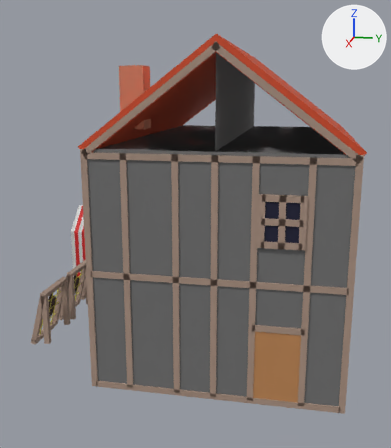
A saved change to the OBJ model public/buildings/workshop/timberframedtanner.obj.
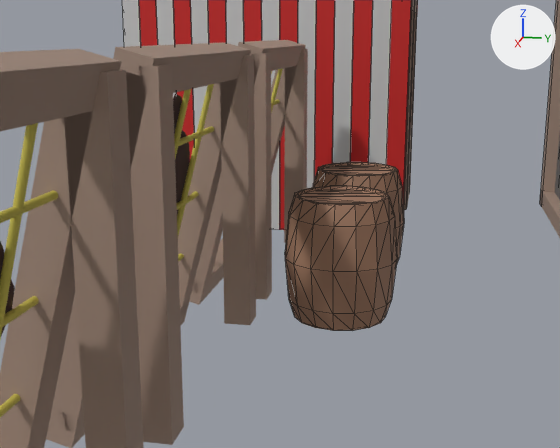
Each version appears first whole from a 50 mm camera at (21.61, 2.54, 5.72) aimed at (-1.23, -2.03, 0.01), and next in a close-up from a 50 mm camera at (4.8, -5.59, -1.75) aimed at (-1.49, -6.84, -3.32). Lighting does not change. The marker at upper right points along +X, +Y and +Z. The close-ups show mesh edges as thin lines. Where no turn or scale is listed for an object, it has been applied to the vertices.

Before the edit, the objects in view are built like this:
```python
me_barrel1 = bpy.data.meshes.new('Barrel1')
me_barrel1.from_pydata(...)  # 144 vertices, 284 faces; spans x -2.616..-1.741, y -6.703..-5.828, z -3.9..-2.94
me_barrel1.materials.append(mat_barrel)  # brown #a77f66
me_barrel1_001 = bpy.data.meshes.new('Barrel1.001')
me_barrel1_001.from_pydata(...)  # 144 vertices, 284 faces; spans x -1.416..-0.541, y -6.703..-5.828, z -3.9..-2.94
me_barrel1_001.materials.append(mat_barrel)  # brown #a77f66
me_cube_026_cube_019 = bpy.data.meshes.new('Cube.026_Cube.019')
me_cube_026_cube_019.from_pydata(...)  # a box spanning x -6.05..-5.85, y -4.15..-3.95, z -4.0..4.0
me_cube_026_cube_019.materials.append(mat_brown)  # beige #aa9181
ob_barrel1 = bpy.data.objects.new('Barrel1', me_barrel1)
ob_barrel1.location = (0.0, 0.0, 0.0)
ob_barrel1_001 = bpy.data.objects.new('Barrel1.001', me_barrel1_001)
ob_barrel1_001.location = (0.0, 0.0, 0.0)
ob_cube_026_cube_019 = bpy.data.objects.new('Cube.026_Cube.019', me_cube_026_cube_019)
ob_cube_026_cube_019.location = (0.0, 0.0, 0.0)
# also in view: 'Cylinder.001_Cylinder.008' at (2.6, -7.29, -2.9); 'Cube.055_Cube.059' at (0.0, -4.05, -3.9); 'Cube.062_Cube.089' at (-4.95, -6.0, -2.1); 'Cube.147_Cube.153' at (-3.76, -7.5, -2.65); 'Cylinder.004_Cylinder.009' at (-2.2, -7.29, -2.9)
```
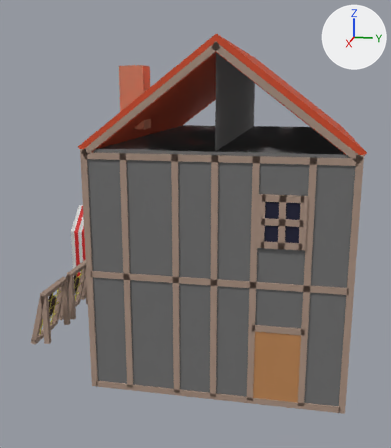
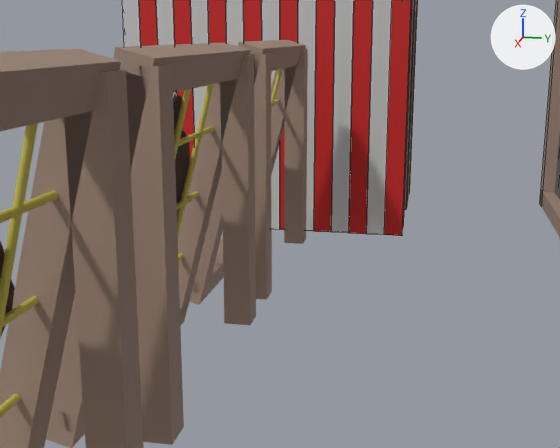
Pixel boxes [x1, y1, x2, y2] of what changed, in the close-ups (560 x 448 px):
'Barrel1.001', deleted (brown)
    before: [285, 186, 397, 331]
'Barrel1', deleted (brown)
    before: [313, 162, 404, 262]

Diff of the bpy script that builds the scene:
```diff
--- a/public/buildings/workshop/timberframedtanner.obj.py
+++ b/public/buildings/workshop/timberframedtanner.obj.py
@@ ob_barrel1 @@
-ob_barrel1 = bpy.data.objects.new('Barrel1', me_barrel1)
-ob_barrel1.location = (0.0, 0.0, 0.0)
@@ ob_barrel1_001 @@
-ob_barrel1_001 = bpy.data.objects.new('Barrel1.001', me_barrel1_001)
-ob_barrel1_001.location = (0.0, 0.0, 0.0)
```
